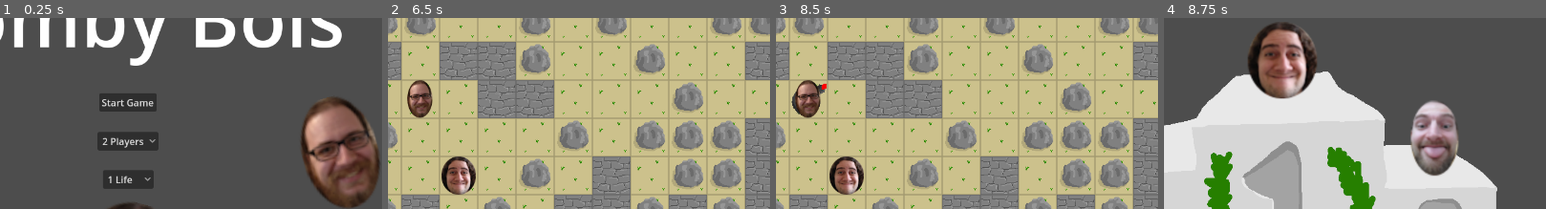
Above: before the commit, frames 1-4 (left to right).
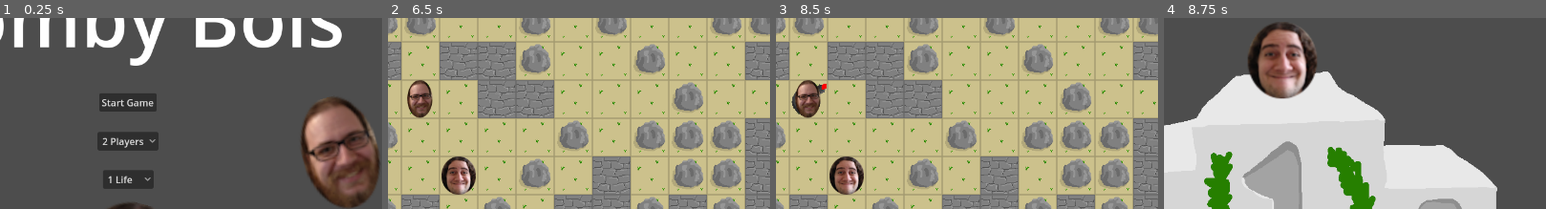
Above: after the commit, the same moments.

Repository: tierriminator/bombyboi
Game: Godot game, scene res://main_menu.tscn
The game is run twice, just before and just after one commit, with the same random seed, the same clock (stepped at 60 frames per second) and the same inputs.
Inputs:
- Up to frame 1 (0.25 s): no input
- Up to frame 2 (6.5 s): click "Start Game" at 0.5 s; tap Enter at 1.25, 2.75 s; tap Space at 2, 4.25 s; click "Back to Main Menu" at 5 s; click "Start Game" at 5.75 s
- Up to frame 3 (8.5 s): tap Enter at 6.5 s; tap Space at 7.25 s
- Up to frame 4 (8.75 s): no input
The pictures show only the part of the screen within x 33-83%, y 14-64%; the shares and areas given below are measured in that part.

Frames 1-3 are identical in both runs. In frame 4, 3.8% of the frame differs, in the area x 64-78%, y 43-83%.
Error before the commit: Invalid assignment of property or key 'texture' with value of type 'CompressedTexture2D' on a base object of type 'null instance'. (res://game_over.gd:7)

Commit message:
fix restart game bug

Diff:
--- a/bombyboi/game_over.gd
+++ b/bombyboi/game_over.gd
@@ -5,6 +5,7 @@
 	$AudioStreamPlayer.play()
 	for player in Main.result.size():
 		get_node("place_%d" % (player+1)).texture = Main.result[player]
+	Main.result = []
 
 
 # Called every frame. 'delta' is the elapsed time since the previous frame.
